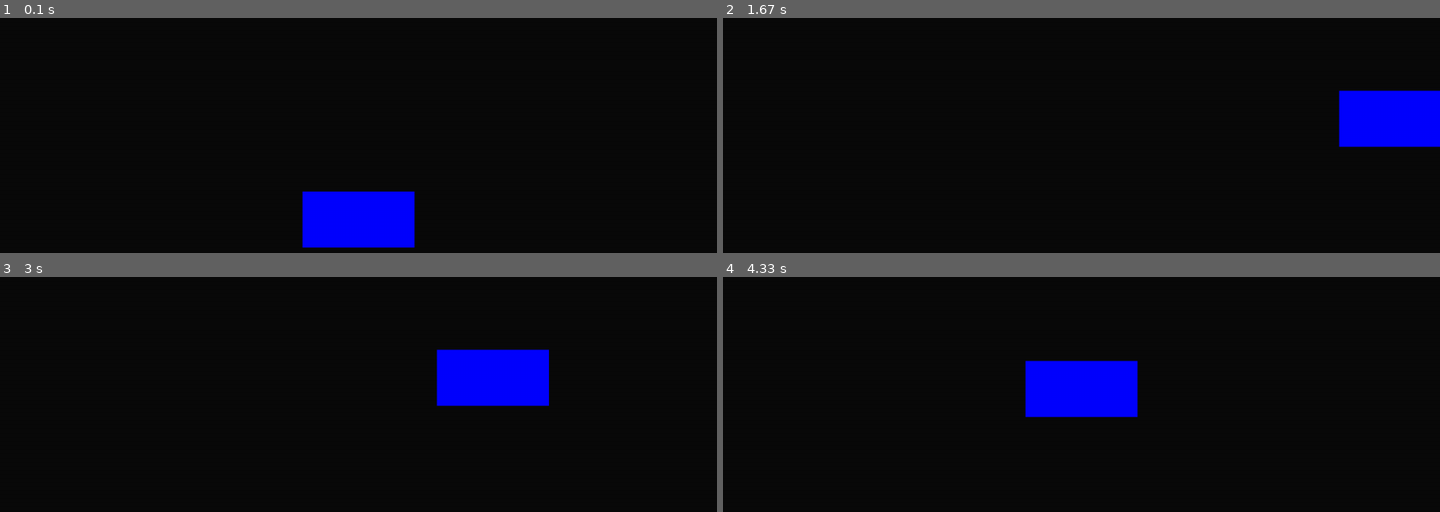
Above: before the commit, frames 1-4 (two rows, left to right).
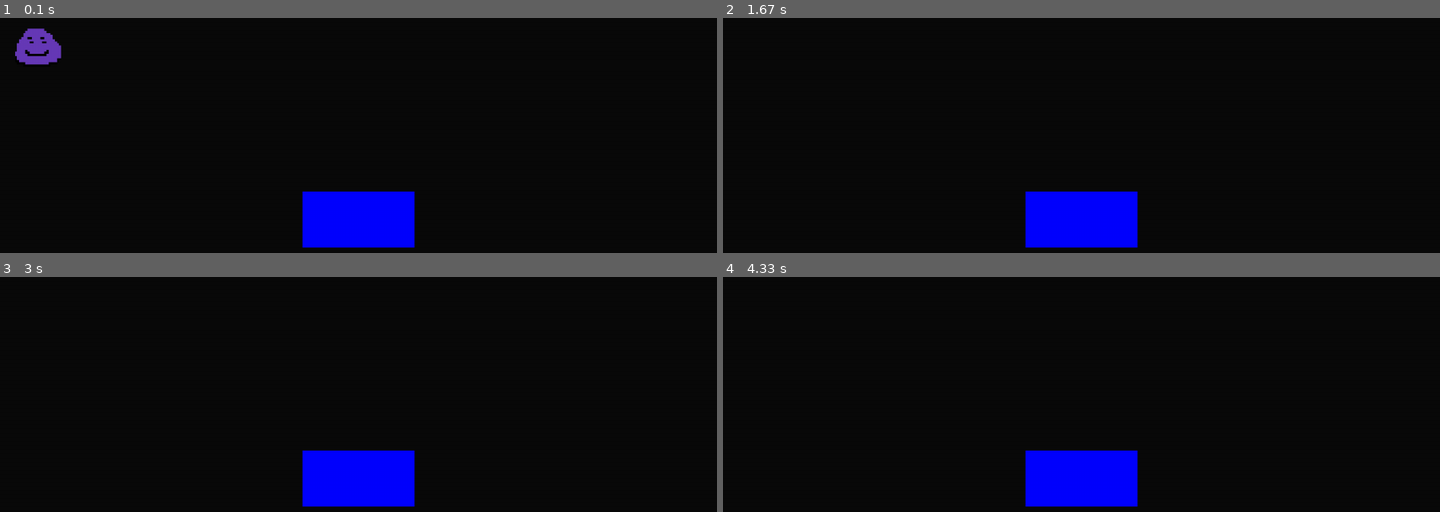
Above: after the commit, the same moments.

Repository: JohnataDavi/spaceship-pygame
Game: pygame game, started from main.py
Same seed, same stepped clock (60 frames per second), same inputs: the game is played once before the commit and once after it.
Inputs:
- Up to frame 1 (0.1 s): no input
- Up to frame 2 (1.67 s): hold Space 0.33-0.8 s; hold D 0.33-0.8 s; hold D 0.83-1.3 s; hold W 1.33-1.63 s
- Up to frame 3 (3 s): hold Space 2.17-2.7 s; hold A 2.17-2.7 s
- Up to frame 4 (4.33 s): hold S 3.3-3.6 s; hold A 3.63-4.03 s; hold W from 4.07 s (still down)

The runs differ from the first frame. In frame 1, 0.7% of the frame differs, in the area x 2-9%, y 4-20%; in frame 2, 7.2%; in frame 3, 7.6%; in frame 4, 7.6%, in the area x 42-58%, y 35-98%.

Commit message:
Update main.py

Diff:
--- a/main.py
+++ b/main.py
@@ -1,15 +1,30 @@
-# https://www.pygame.org/docs/
+# Doc Pygame:   https://www.pygame.org/docs/
+# Sounds:       https://opengameart.org/
+# Sprites:      https://www.pixilart.com/
 import pygame
 pygame.init()
 display = pygame.display.set_mode([1280, 720])
 pygame.display.set_caption("Jogo de corno 2D")
 
+# Sprites
+spriteGroup = pygame.sprite.Group()
+
+monster = pygame.sprite.Sprite(spriteGroup)
+monster.image = pygame.image.load("data/Images/monster.png").convert_alpha()
+# Changing image scale
+monster.image = pygame.transform.scale(monster.image, [120, 120])
+monster.rect = monster.image.get_rect()
+
 # Objects
 rect = pygame.Rect(540, 310, 200, 100)
+speed = 10
+
+# Sounds
+sound = pygame.mixer.Sound("data/Sounds/laserpew.ogg")
 
 clock = pygame.time.Clock();
 gameLoop = True
-speed = 10
+
 while gameLoop:
     # Framerate
     clock.tick(60)
@@ -17,6 +32,9 @@
     for event in pygame.event.get():
         if event.type == pygame.QUIT:
             gameLoop = False
+        elif event.type == pygame.KEYDOWN:
+            if event.key == pygame.K_SPACE:
+                sound.play()
         '''
         elif event.type == pygame.KEYDOWN:
             if  event.key == pygame.K_w:
@@ -28,16 +46,24 @@
             if  event.key == pygame.K_d:
                 rect[0] += 50
         '''
+    # Get inputs w, a, s and d
     keys = pygame.key.get_pressed();
     if keys[pygame.K_w]:
-        rect[1] -= speed
+        monster.rect[1] -= speed
     if keys[pygame.K_a]:
-        rect[0] -= speed
+        monster.rect[0] -= speed
     if keys[pygame.K_s]:
-        rect[1] += speed
+        monster.rect[1] += speed
     if keys[pygame.K_d]:
-        rect[0] += speed
+        monster.rect[0] += speed
+
+
     # Draw...
     display.fill([10, 10, 10])
-    pygame.draw.rect(display, [0,0,255], rect);
+    pygame.draw.rect(display, [0, 0, 255], rect);
+
+    spriteGroup.update()
+    spriteGroup.draw(display)
+
+    # Update Display
     pygame.display.update()
